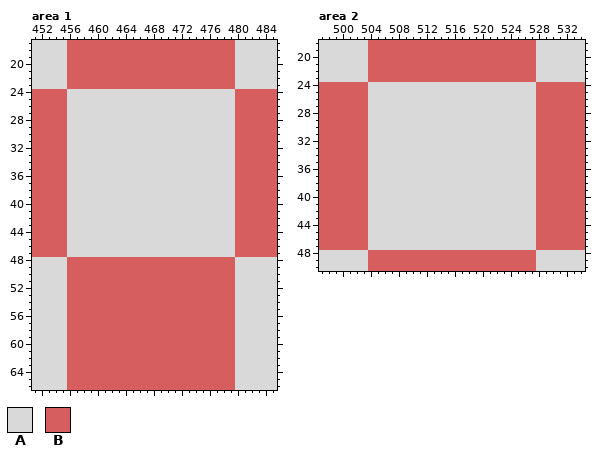
Edited in one commit: pixel-art file (Assets/Resources/Sprites/tiles/Letter box.aseprite). The picture above was drawn from the file before the commit.
576x144 pixels, 1 frame. Colours within 5 levels of each other are drawn and written as one. Shown: area 1: x 451..485, y 17..66; area 2: x 497..534, y 18..50. The commit also changed other parts of the picture, which this record leaves out.
Palette (. is transparent): A #d9d9d9  B #d65e5e
Pixels before, area 1, first column x 451:
17 AAAAABBBBBBBBBBBBBBBBBBBBBBBBAAAAAA
18 AAAAABBBBBBBBBBBBBBBBBBBBBBBBAAAAAA
19 AAAAABBBBBBBBBBBBBBBBBBBBBBBBAAAAAA
20 AAAAABBBBBBBBBBBBBBBBBBBBBBBBAAAAAA
21 AAAAABBBBBBBBBBBBBBBBBBBBBBBBAAAAAA
22 AAAAABBBBBBBBBBBBBBBBBBBBBBBBAAAAAA
23 AAAAABBBBBBBBBBBBBBBBBBBBBBBBAAAAAA
24 BBBBBAAAAAAAAAAAAAAAAAAAAAAAABBBBBB
25 BBBBBAAAAAAAAAAAAAAAAAAAAAAAABBBBBB
26 BBBBBAAAAAAAAAAAAAAAAAAAAAAAABBBBBB
27 BBBBBAAAAAAAAAAAAAAAAAAAAAAAABBBBBB
28 BBBBBAAAAAAAAAAAAAAAAAAAAAAAABBBBBB
29 BBBBBAAAAAAAAAAAAAAAAAAAAAAAABBBBBB
30 BBBBBAAAAAAAAAAAAAAAAAAAAAAAABBBBBB
31 BBBBBAAAAAAAAAAAAAAAAAAAAAAAABBBBBB
32 BBBBBAAAAAAAAAAAAAAAAAAAAAAAABBBBBB
33 BBBBBAAAAAAAAAAAAAAAAAAAAAAAABBBBBB
34 BBBBBAAAAAAAAAAAAAAAAAAAAAAAABBBBBB
35 BBBBBAAAAAAAAAAAAAAAAAAAAAAAABBBBBB
36 BBBBBAAAAAAAAAAAAAAAAAAAAAAAABBBBBB
37 BBBBBAAAAAAAAAAAAAAAAAAAAAAAABBBBBB
38 BBBBBAAAAAAAAAAAAAAAAAAAAAAAABBBBBB
39 BBBBBAAAAAAAAAAAAAAAAAAAAAAAABBBBBB
40 BBBBBAAAAAAAAAAAAAAAAAAAAAAAABBBBBB
41 BBBBBAAAAAAAAAAAAAAAAAAAAAAAABBBBBB
42 BBBBBAAAAAAAAAAAAAAAAAAAAAAAABBBBBB
43 BBBBBAAAAAAAAAAAAAAAAAAAAAAAABBBBBB
44 BBBBBAAAAAAAAAAAAAAAAAAAAAAAABBBBBB
45 BBBBBAAAAAAAAAAAAAAAAAAAAAAAABBBBBB
46 BBBBBAAAAAAAAAAAAAAAAAAAAAAAABBBBBB
47 BBBBBAAAAAAAAAAAAAAAAAAAAAAAABBBBBB
48 AAAAABBBBBBBBBBBBBBBBBBBBBBBBAAAAAA
49 AAAAABBBBBBBBBBBBBBBBBBBBBBBBAAAAAA
50 AAAAABBBBBBBBBBBBBBBBBBBBBBBBAAAAAA
51 AAAAABBBBBBBBBBBBBBBBBBBBBBBBAAAAAA
52 AAAAABBBBBBBBBBBBBBBBBBBBBBBBAAAAAA
53 AAAAABBBBBBBBBBBBBBBBBBBBBBBBAAAAAA
54 AAAAABBBBBBBBBBBBBBBBBBBBBBBBAAAAAA
55 AAAAABBBBBBBBBBBBBBBBBBBBBBBBAAAAAA
56 AAAAABBBBBBBBBBBBBBBBBBBBBBBBAAAAAA
57 AAAAABBBBBBBBBBBBBBBBBBBBBBBBAAAAAA
58 AAAAABBBBBBBBBBBBBBBBBBBBBBBBAAAAAA
59 AAAAABBBBBBBBBBBBBBBBBBBBBBBBAAAAAA
60 AAAAABBBBBBBBBBBBBBBBBBBBBBBBAAAAAA
61 AAAAABBBBBBBBBBBBBBBBBBBBBBBBAAAAAA
62 AAAAABBBBBBBBBBBBBBBBBBBBBBBBAAAAAA
63 AAAAABBBBBBBBBBBBBBBBBBBBBBBBAAAAAA
64 AAAAABBBBBBBBBBBBBBBBBBBBBBBBAAAAAA
65 AAAAABBBBBBBBBBBBBBBBBBBBBBBBAAAAAA
66 AAAAABBBBBBBBBBBBBBBBBBBBBBBBAAAAAA
Pixels before, area 2, first column x 497:
18 AAAAAAABBBBBBBBBBBBBBBBBBBBBBBBAAAAAAA
19 AAAAAAABBBBBBBBBBBBBBBBBBBBBBBBAAAAAAA
20 AAAAAAABBBBBBBBBBBBBBBBBBBBBBBBAAAAAAA
21 AAAAAAABBBBBBBBBBBBBBBBBBBBBBBBAAAAAAA
22 AAAAAAABBBBBBBBBBBBBBBBBBBBBBBBAAAAAAA
23 AAAAAAABBBBBBBBBBBBBBBBBBBBBBBBAAAAAAA
24 BBBBBBBAAAAAAAAAAAAAAAAAAAAAAAABBBBBBB
25 BBBBBBBAAAAAAAAAAAAAAAAAAAAAAAABBBBBBB
26 BBBBBBBAAAAAAAAAAAAAAAAAAAAAAAABBBBBBB
27 BBBBBBBAAAAAAAAAAAAAAAAAAAAAAAABBBBBBB
28 BBBBBBBAAAAAAAAAAAAAAAAAAAAAAAABBBBBBB
29 BBBBBBBAAAAAAAAAAAAAAAAAAAAAAAABBBBBBB
30 BBBBBBBAAAAAAAAAAAAAAAAAAAAAAAABBBBBBB
31 BBBBBBBAAAAAAAAAAAAAAAAAAAAAAAABBBBBBB
32 BBBBBBBAAAAAAAAAAAAAAAAAAAAAAAABBBBBBB
33 BBBBBBBAAAAAAAAAAAAAAAAAAAAAAAABBBBBBB
34 BBBBBBBAAAAAAAAAAAAAAAAAAAAAAAABBBBBBB
35 BBBBBBBAAAAAAAAAAAAAAAAAAAAAAAABBBBBBB
36 BBBBBBBAAAAAAAAAAAAAAAAAAAAAAAABBBBBBB
37 BBBBBBBAAAAAAAAAAAAAAAAAAAAAAAABBBBBBB
38 BBBBBBBAAAAAAAAAAAAAAAAAAAAAAAABBBBBBB
39 BBBBBBBAAAAAAAAAAAAAAAAAAAAAAAABBBBBBB
40 BBBBBBBAAAAAAAAAAAAAAAAAAAAAAAABBBBBBB
41 BBBBBBBAAAAAAAAAAAAAAAAAAAAAAAABBBBBBB
42 BBBBBBBAAAAAAAAAAAAAAAAAAAAAAAABBBBBBB
43 BBBBBBBAAAAAAAAAAAAAAAAAAAAAAAABBBBBBB
44 BBBBBBBAAAAAAAAAAAAAAAAAAAAAAAABBBBBBB
45 BBBBBBBAAAAAAAAAAAAAAAAAAAAAAAABBBBBBB
46 BBBBBBBAAAAAAAAAAAAAAAAAAAAAAAABBBBBBB
47 BBBBBBBAAAAAAAAAAAAAAAAAAAAAAAABBBBBBB
48 AAAAAAABBBBBBBBBBBBBBBBBBBBBBBBAAAAAAA
49 AAAAAAABBBBBBBBBBBBBBBBBBBBBBBBAAAAAAA
50 AAAAAAABBBBBBBBBBBBBBBBBBBBBBBBAAAAAAA
The result:
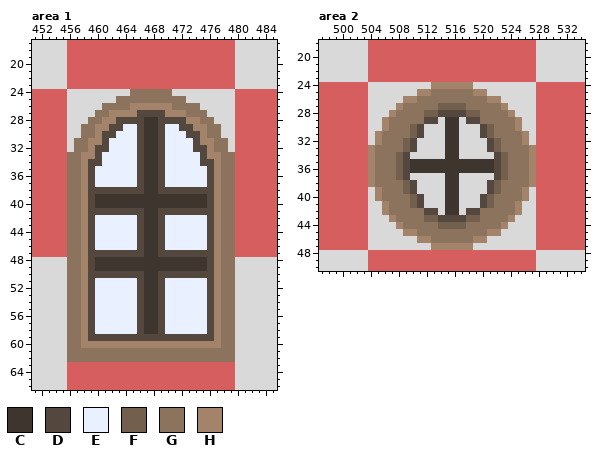
Colours new in this view: C #3e352e  D #54483e  E #e9f0ff  F #725f4e  G #8c735e  H #a3846a
What changed:
Changed rows in their new state; - is an unchanged pixel.
Area 1:
first column x 456:
24 ---------GGGGGG---------
25 -------GGGGGGGGGG-------
26 -----GGGGHHHHHHGGGG-----
27 ----GGHHHHDDDDHHHGGG----
28 ---GGHHDDDDCCDDDDHHGG---
29 --GGHHDDEEDCCDEEDDHHGG--
30 --GGHDDEEEDCCDEEEDDHGG--
31 -GGHHDEEEEDCCDEEEEDHHGG-
32 -GGHDDEEEEDCCDEEEEDDHGG-
33 GGHHDEEEEEDCCDEEEEEDHHGG
34 GGHDDEEEEEDCCDEEEEEDDHGG
35 GGHDEEEEEEDCCDEEEEEEDHGG
36 GGHDEEEEEEDCCDEEEEEEDHGG
37 GGHDEEEEEEDCCDEEEEEEDHGG
38 GGHDDDDDDDDCCDDDDDDDDHGG
39 GGHDCCCCCCCCCCCCCCCCDHGG
40 GGHDCCCCCCCCCCCCCCCCDHGG
41 GGHDDDDDDDDCCDDDDDDDDHGG
42 GGHDEEEEEEDCCDEEEEEEDHGG
43 GGHDEEEEEEDCCDEEEEEEDHGG
44 GGHDEEEEEEDCCDEEEEEEDHGG
45 GGHDEEEEEEDCCDEEEEEEDHGG
46 GGHDEEEEEEDCCDEEEEEEDHGG
47 GGHDDDDDDDDCCDDDDDDDDHGG
48 GGHDCCCCCCCCCCCCCCCCDHGG
49 GGHDCCCCCCCCCCCCCCCCDHGG
50 GGHDDDDDDDDCCDDDDDDDDHGG
51 GGHDEEEEEEDCCDEEEEEEDHGG
52 GGHDEEEEEEDCCDEEEEEEDHGG
53 GGHDEEEEEEDCCDEEEEEEDHGG
54 GGHDEEEEEEDCCDEEEEEEDHGG
55 GGHDEEEEEEDCCDEEEEEEDHGG
56 GGHDEEEEEEDCCDEEEEEEDHGG
57 GGHDEEEEEEDCCDEEEEEEDHGG
58 GGHDEEEEEEDCCDEEEEEEDHGG
59 GGHDDDDDDDDDDDDDDDDDDHGG
60 GGHHHHHHHHHHHHHHHHHHHHGG
61 GGGGGGGGGGGGGGGGGGGGGGGG
62 GGGGGGGGGGGGGGGGGGGGGGGG
Area 2:
first column x 504:
24 ---------HHHHHH---------
25 -------HHGGGGGGHH-------
26 -----HHGGGGGGGGGGHH-----
27 ----HGGGGGFFFFGGGGGH----
28 ---HGGGGFFDDDDFFGGGGH---
29 --HGGGGGDD-CC-DDGGGGGH--
30 --HGGGFD---CC---DFGGGH--
31 -HGGGGFD---CC---DFGGGGH-
32 -HGGGFD----CC----DFGGGH-
33 HGGGGFD----CC----DFGGGGH
34 HGGGFD-----CC-----DFGGGH
35 HGGGFDCCCCCCCCCCCCDFGGGH
36 HGGGFDCCCCCCCCCCCCDFGGGH
37 HGGGFD-----CC-----DFGGGH
38 HGGGGFD----CC----DFGGGGH
39 -HGGGFD----CC----DFGGGH-
40 -HGGGGFD---CC---DFGGGGH-
41 --HGGGFD---CC---DFGGGH--
42 --HGGGGGDD-CC-DDGGGGGH--
43 ---HGGGGFFDDDDFFGGGGH---
44 ----HGGGGGFFFFGGGGGH----
45 -----HHGGGGGGGGGGHH-----
46 -------HHGGGGGGHH-------
47 ---------HHHHHH---------
